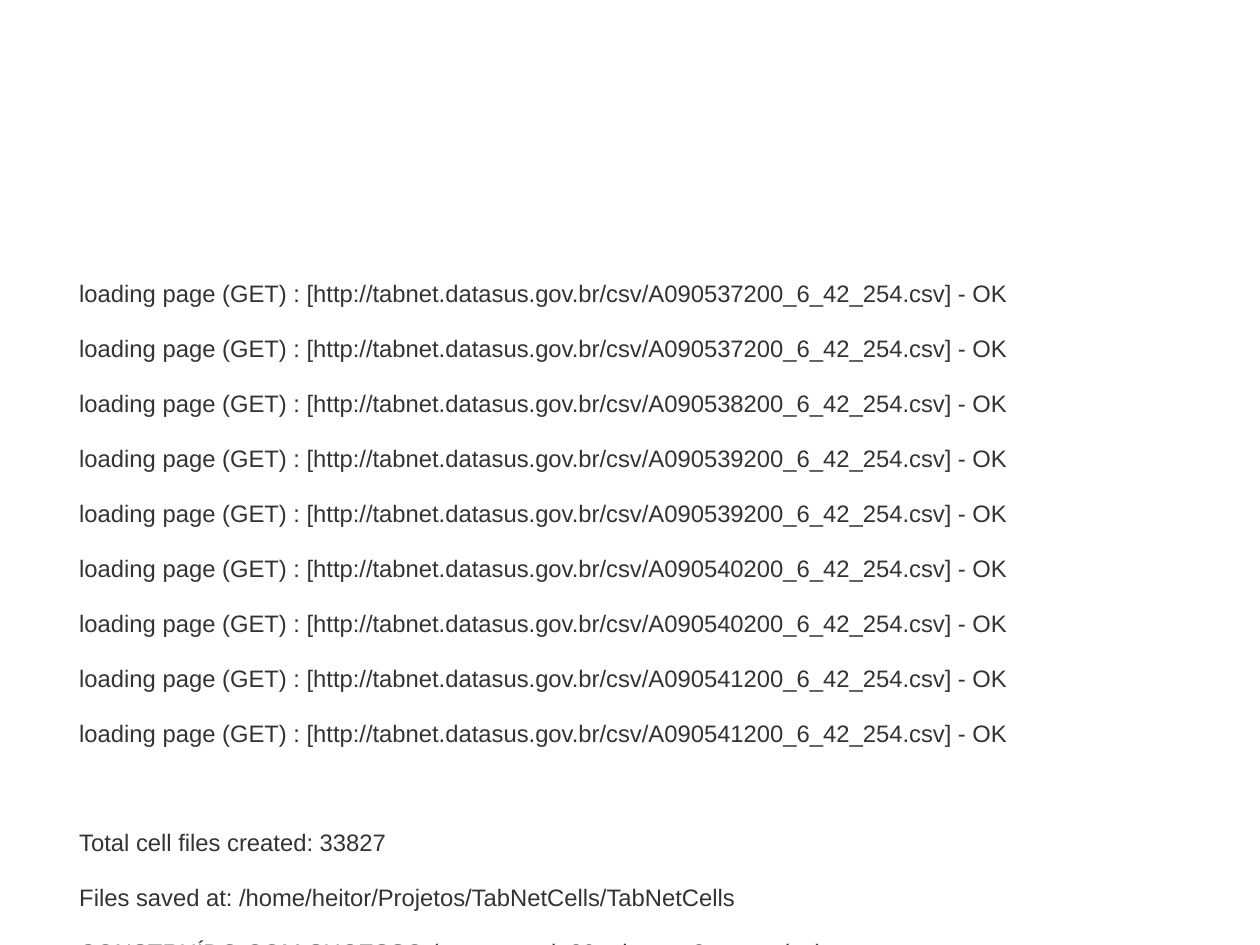
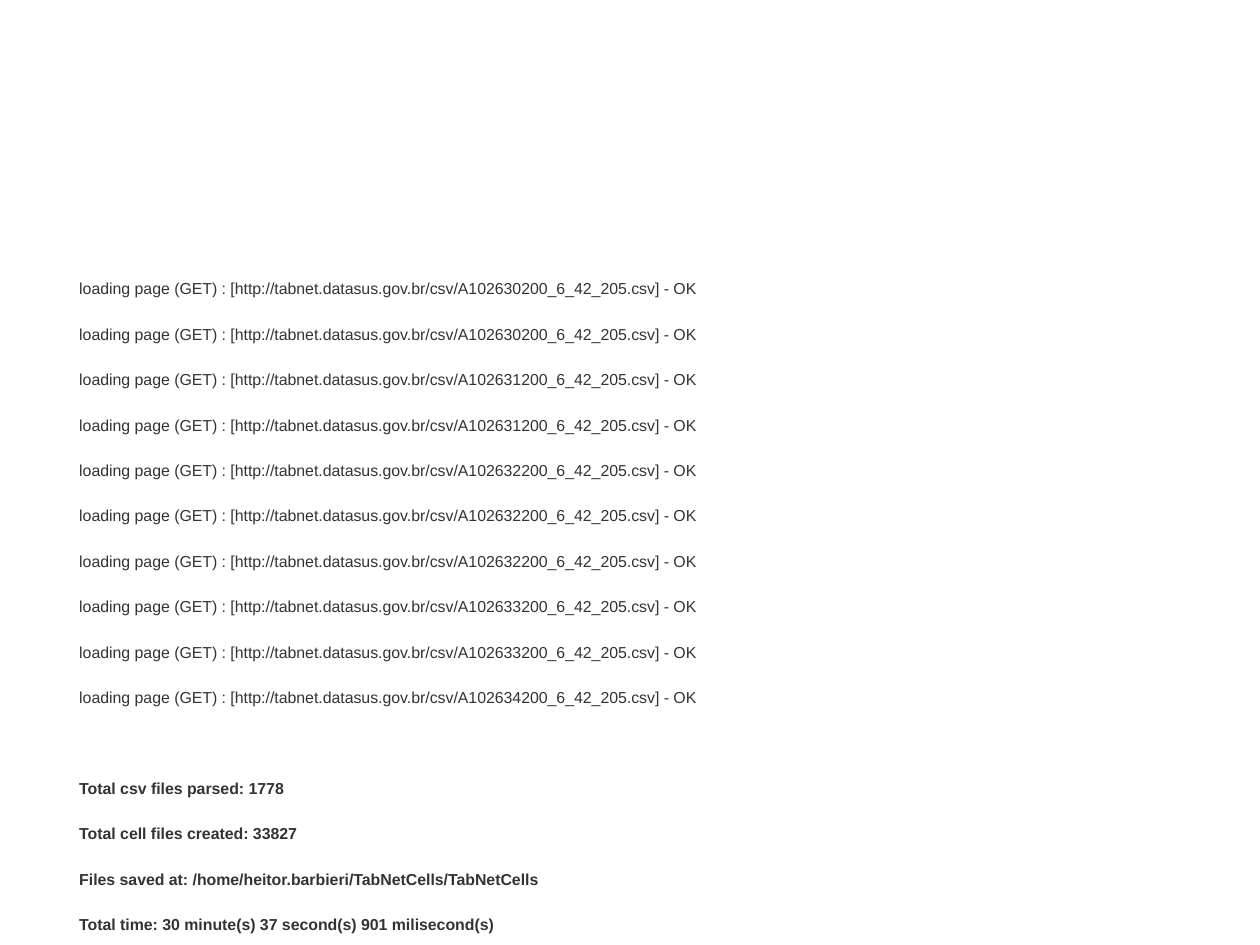
Before and after one commit to bireme/TabNetCells, a slide deck: slide 6 of apresentação.odp (slide 7 before the commit). Drawn at 1260x945 pixels with LibreOffice and Linux fonts; fonts in the diff are those of the drawing; background and template pictures are left out. Boxes give left, top, right and bottom in pixels: in the first picture for what was removed or moved away, otherwise in the second. Text is boxed around its words. In the diff, an @@ line names an element or a change of style, - is before the commit and + after.

```diff
--- a/apresentação.odp
+++ b/apresentação.odp
@@ text at (x1=79, y1=282, x2=696, y2=798): text changed; size 15 to 10 pt @@
-loading page (GET) : [http://tabnet.datasus.gov.br/csv/A090537200_6_42_254.csv] - OK
-loading page (GET) : [http://tabnet.datasus.gov.br/csv/A090537200_6_42_254.csv] - OK
-loading page (GET) : [http://tabnet.datasus.gov.br/csv/A090538200_6_42_254.csv] - OK
-loading page (GET) : [http://tabnet.datasus.gov.br/csv/A090539200_6_42_254.csv] - OK
-loading page (GET) : [http://tabnet.datasus.gov.br/csv/A090539200_6_42_254.csv] - OK
-loading page (GET) : [http://tabnet.datasus.gov.br/csv/A090540200_6_42_254.csv] - OK
-loading page (GET) : [http://tabnet.datasus.gov.br/csv/A090540200_6_42_254.csv] - OK
-loading page (GET) : [http://tabnet.datasus.gov.br/csv/A090541200_6_42_254.csv] - OK
-loading page (GET) : [http://tabnet.datasus.gov.br/csv/A090541200_6_42_254.csv] - OK
+loading page (GET) : [http://tabnet.datasus.gov.br/csv/A102630200_6_42_205.csv] - OK
+loading page (GET) : [http://tabnet.datasus.gov.br/csv/A102630200_6_42_205.csv] - OK
+loading page (GET) : [http://tabnet.datasus.gov.br/csv/A102631200_6_42_205.csv] - OK
+loading page (GET) : [http://tabnet.datasus.gov.br/csv/A102631200_6_42_205.csv] - OK
+loading page (GET) : [http://tabnet.datasus.gov.br/csv/A102632200_6_42_205.csv] - OK
+loading page (GET) : [http://tabnet.datasus.gov.br/csv/A102632200_6_42_205.csv] - OK
+loading page (GET) : [http://tabnet.datasus.gov.br/csv/A102632200_6_42_205.csv] - OK
+loading page (GET) : [http://tabnet.datasus.gov.br/csv/A102633200_6_42_205.csv] - OK
+loading page (GET) : [http://tabnet.datasus.gov.br/csv/A102633200_6_42_205.csv] - OK
+loading page (GET) : [http://tabnet.datasus.gov.br/csv/A102634200_6_42_205.csv] - OK
+Total csv files parsed: 1778
@@ text at (x1=79, y1=827, x2=297, y2=839): size 15 to 10 pt, bold on in "Total cell files created: 33827" @@
@@ text at (x1=79, y1=873, x2=539, y2=934): text changed; size 15 to 10 pt; bold on @@
-Files saved at: /home/heitor/Projetos/TabNetCells/TabNetCells
-CONSTRUÍDO COM SUCESSO (tempo total: 39 minutos 2 segundos)
+Files saved at: /home/heitor.barbieri/TabNetCells/TabNetCells
+Total time: 30 minute(s) 37 second(s) 901 milisecond(s)
```
Also in this commit, not shown: 3 other slides changed, 1 slide added, 2 slides removed, 10 other files.
